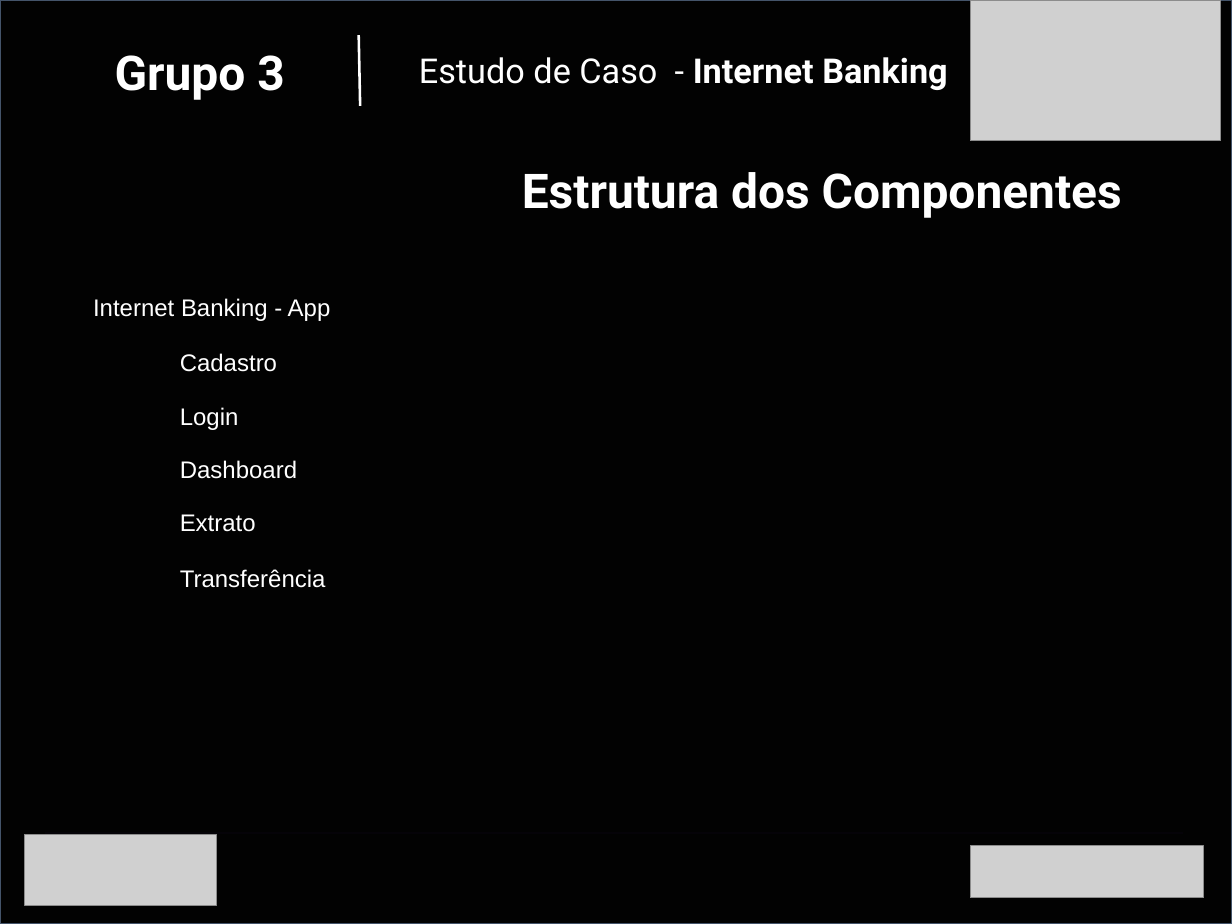
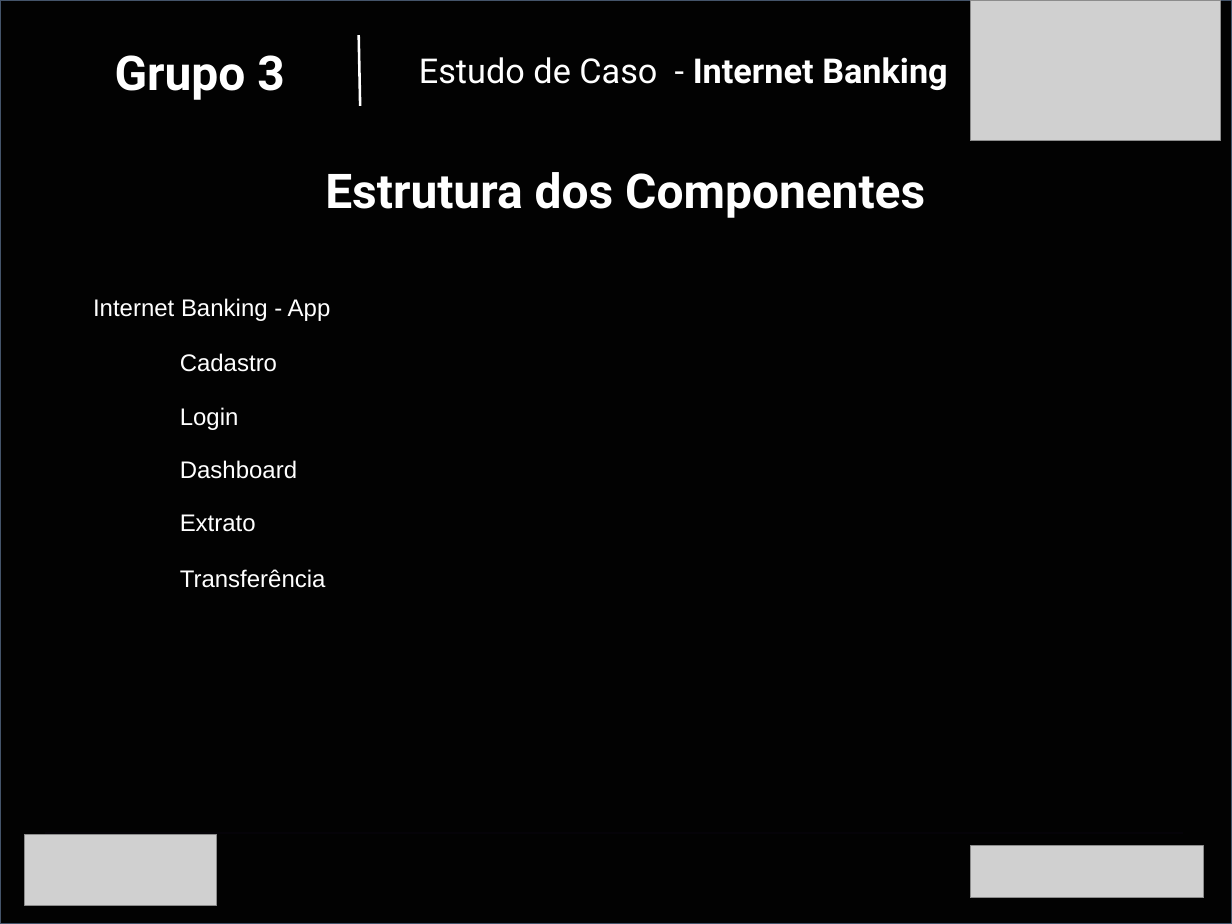
Before and after one commit to felipenasr/internet-banking-client, a slide deck: slide 3 of _assets/Estudo de Caso - Modelo Apresentação Pitch.pptx. Drawn at 1232x924 pixels with LibreOffice and Linux fonts; fonts in the diff are those of the drawing; grey boxes stand for pictures; background and template pictures are left out; a plain dark background stands for a picture behind light text. Boxes give left, top, right and bottom in pixels: in the first picture for what was removed or moved away, otherwise in the second. Text is boxed around its words. In the diff, an @@ line names an element or a change of style, - is before the commit and + after.

```diff
--- a/_assets/Estudo de Caso - Modelo Apresentação Pitch.pptx
+++ b/_assets/Estudo de Caso - Modelo Apresentação Pitch.pptx
@@ text "Estrutura dos Componentes" at (x1=325, y1=172, x2=925, y2=218): alignment right to centre @@
```
Also in this commit, not shown: 1 other slide changed, 1 slide added, 6 other files.
